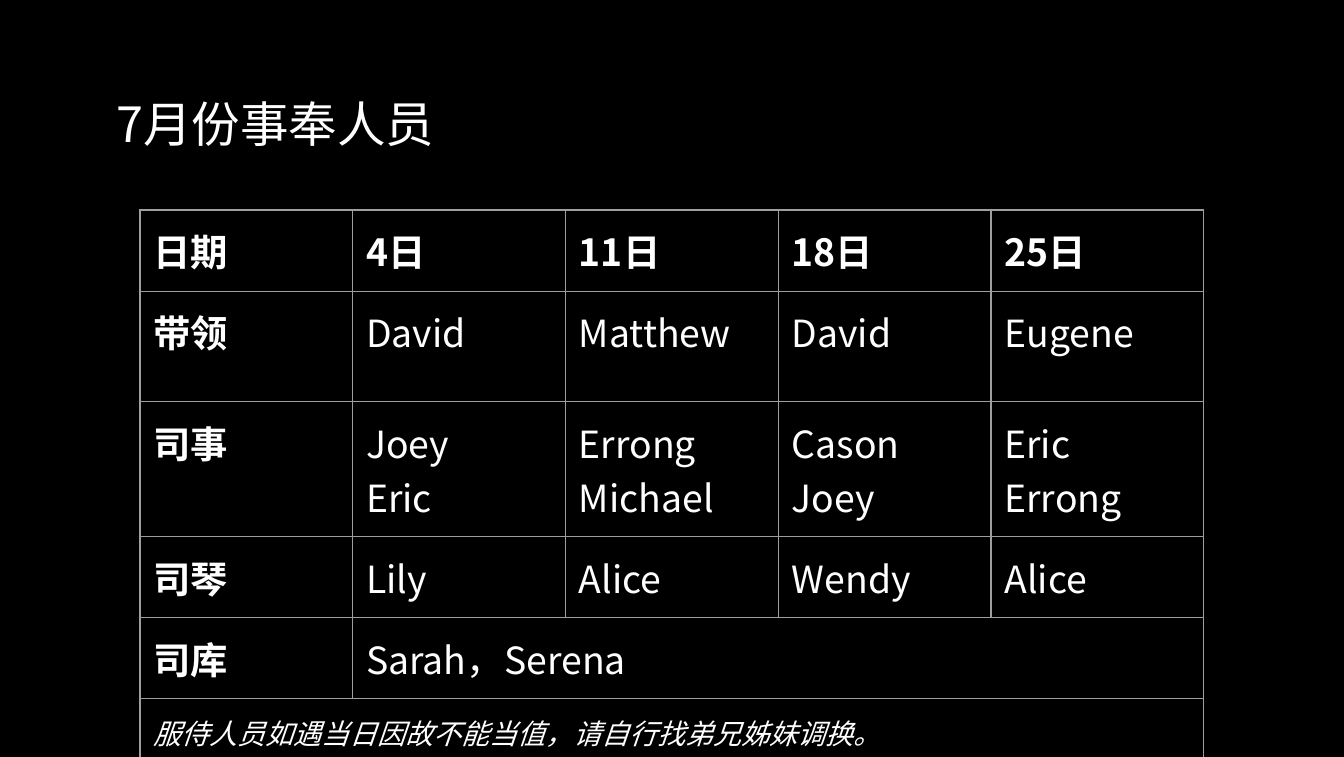
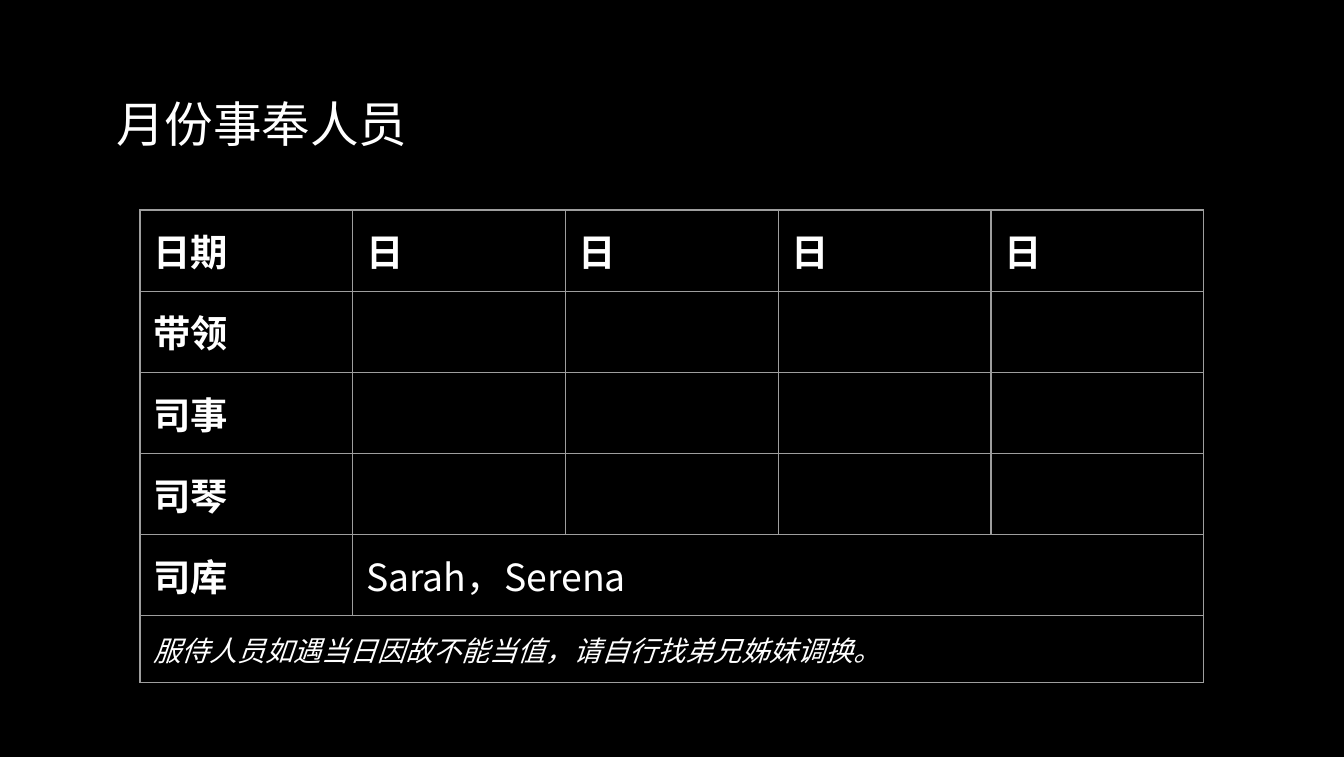
Before and after one commit to lengerrong/sundayapp, a slide deck: slide 11 of templates/worship.pptx (slide 14 before the commit). Drawn at 1344x757 pixels with LibreOffice and Linux fonts; fonts in the diff are those of the drawing. Boxes give left, top, right and bottom in pixels: in the first picture for what was removed or moved away, otherwise in the second. Text is boxed around its words. In the diff, an @@ line names an element or a change of style, - is before the commit and + after.

```diff
--- a/templates/worship.pptx
+++ b/templates/worship.pptx
@@ text at box(116, 101, 407, 146): text changed @@
-7月份事奉人员
+月份事奉人员
@@ table at box(140, 210, 1202, 668) @@
-row 1: 日期 | 4日 | 11日 | 18日 | 25日
+row 1: 日期 | 日 | 日 | 日 | 日
-row 2: 带领 | David | Matthew | David | Eugene
+row 2: 带领 |  |  |  | 
-row 3: 司事 | Joey / Eric | Errong / Michael | Cason / Joey | Eric / Errong
+row 3: 司事 |  |  |  | 
-row 4: 司琴 | Lily | Alice | Wendy | Alice
+row 4: 司琴 |  |  |  | 
```
Also in this commit, not shown: 3 other slides changed, 7 slides removed, 4 other files.
